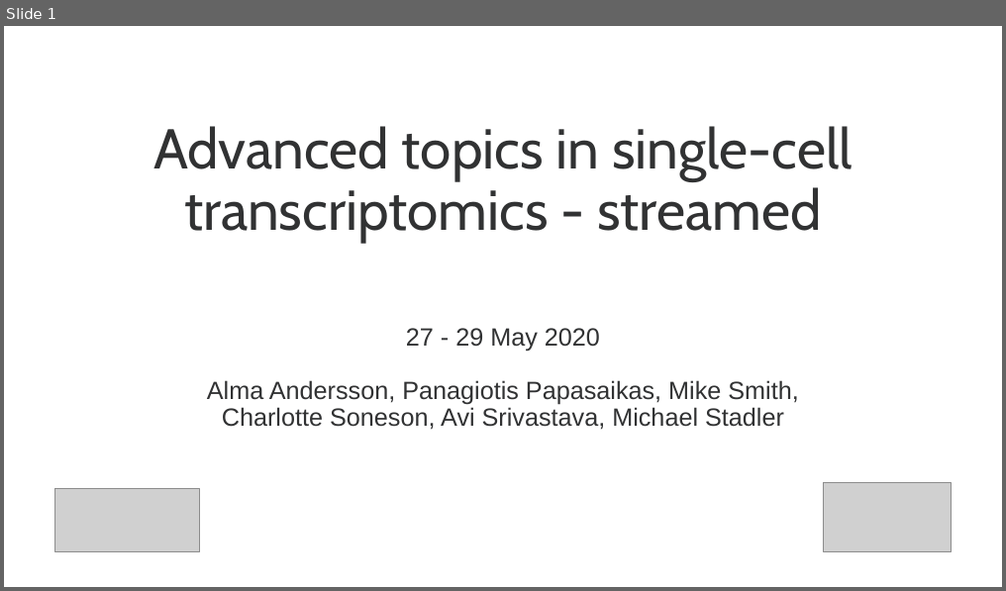
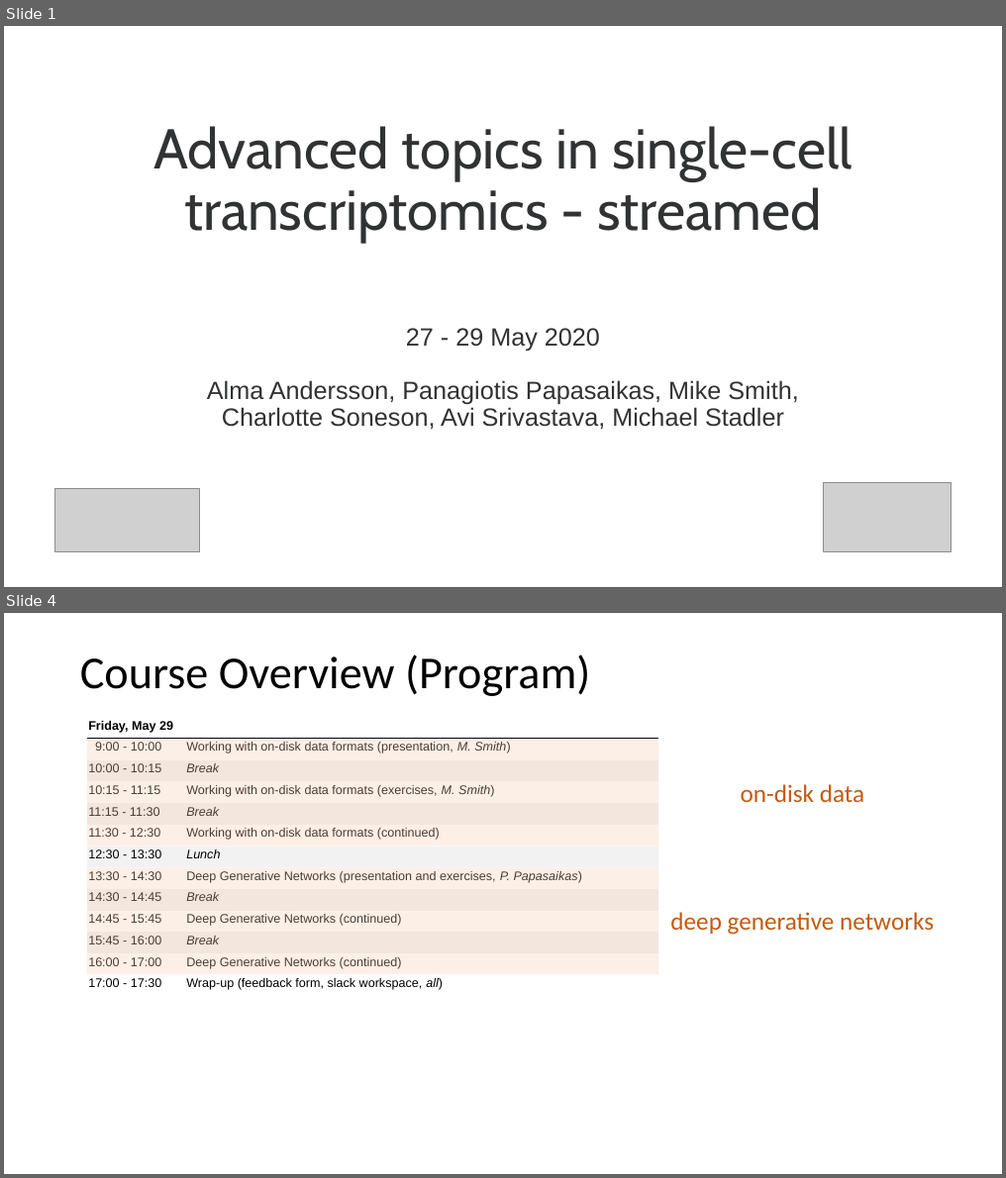
Before and after one commit to fmicompbio/adv_scrnaseq_2020, a slide deck: introduction/IntroductionToTheCourse.pptx. Shown one above the other, each under a label of ours: slide 1 before the commit, slides 1 and 4 after it; the slides between them are not shown. The pictures are 1006x591 and 1006x1178 pixels, drawn with LibreOffice and Linux fonts; fonts in the diff are those of the drawing; grey boxes stand for pictures. Boxes give left, top, right and bottom in pixels: in the first picture for what was removed or moved away, otherwise in the second. Text is boxed around its words. In the diff, an @@ line names an element or a change of style, - is before the commit and + after.

```diff
--- a/introduction/IntroductionToTheCourse.pptx
+++ b/introduction/IntroductionToTheCourse.pptx
@@ slide 4 added at <box>4,613,1002,1174</box>, background #FFFFFF @@
@@ title added at <box>80,655,590,696</box>, 44 pt, text #000000 @@
+Course Overview (Program)
@@ table added at <box>87,717,659,997</box>, 13 rows, 2 columns @@
+Friday, May 29 | 
+9:00 - 10:00 | Working with on-disk data formats (presentation, M. Smith)
+10:00 - 10:15 | Break
+10:15 - 11:15 | Working with on-disk data formats (exercises, M. Smith)
+11:15 - 11:30 | Break
+11:30 - 12:30 | Working with on-disk data formats (continued)
+12:30 - 13:30 | Lunch
+13:30 - 14:30 | Deep Generative Networks (presentation and exercises, P. Papasaikas)
+14:30 - 14:45 | Break
+14:45 - 15:45 | Deep Generative Networks (continued)
+15:45 - 16:00 | Break
+16:00 - 17:00 | Deep Generative Networks (continued)
+17:00 - 17:30 | Wrap-up (feedback form, slack workspace, all)
@@ rectangle added at <box>87,740,659,846</box>, fill #F8CBAD at 30% opacity @@
@@ text added at <box>741,784,864,803</box>, 24 pt, text #C55A11 @@
+on-disk data
@@ rectangle added at <box>87,867,659,973</box>, fill #F8CBAD at 30% opacity @@
@@ text added at <box>670,912,934,935</box>, 24 pt, text #C55A11 @@
+deep generative networks
```
Also in this commit, not shown: 2 slides changed, 5 other slides added, 3 slides removed.
